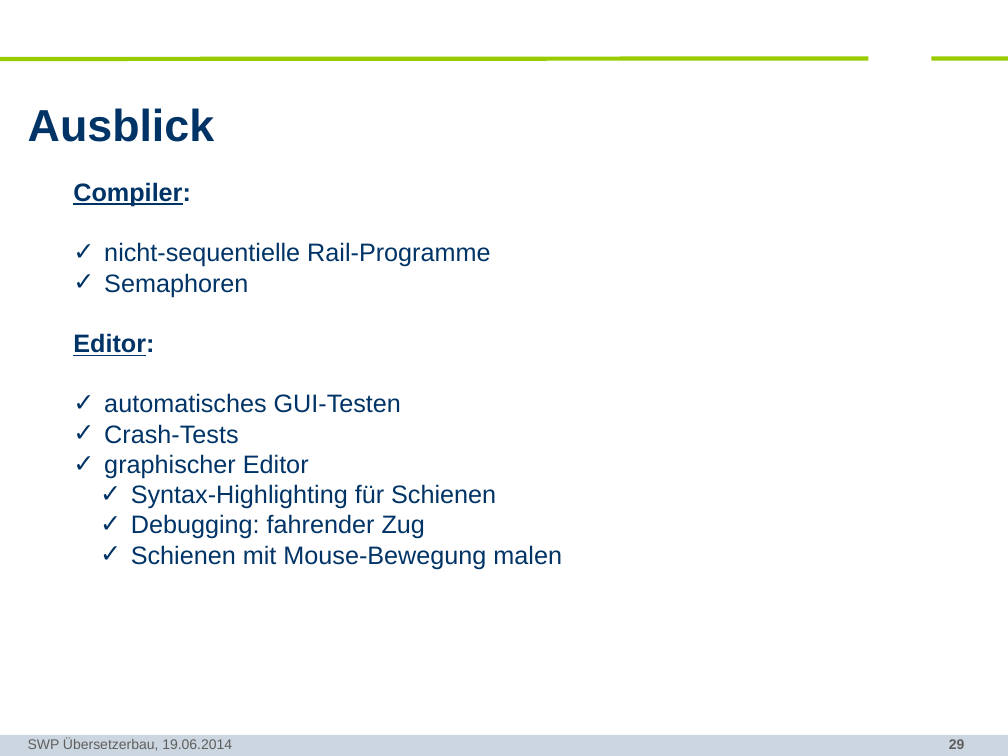
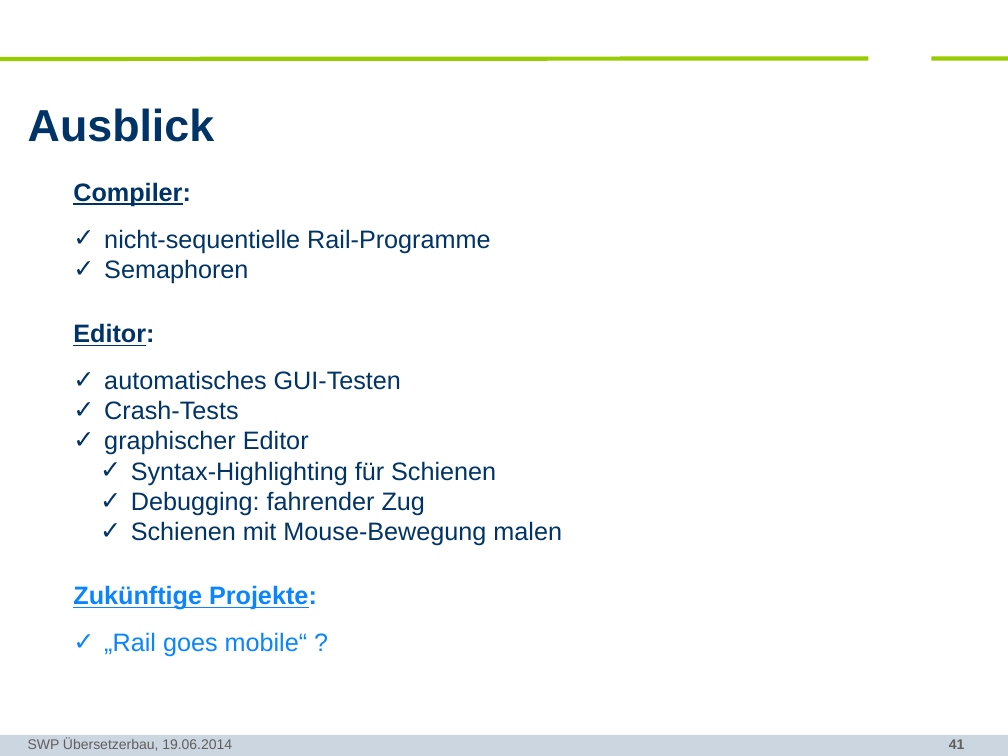
Before and after one commit to SWP-Ubau-SoSe2014-Haskell/SWPSoSe14, a slide deck: slide 41 of documentation/SWPSoSe14MS3.ppt (slide 29 before the commit). Drawn at 1008x756 pixels with LibreOffice and Linux fonts; fonts in the diff are those of the drawing; background and template pictures are left out. Boxes give left, top, right and bottom in pixels: in the first picture for what was removed or moved away, otherwise in the second. Text is boxed around its words. In the diff, an @@ line names an element or a change of style, - is before the commit and + after.

```diff
--- a/documentation/SWPSoSe14MS3.ppt
+++ b/documentation/SWPSoSe14MS3.ppt
@@ text at (73, 585, 317, 657): paragraphs added @@
+Zukünftige Projekte:
+✓ „Rail goes mobile“ ?
@@ page number at (949, 739, 965, 749): text changed @@
-29
+41
```
Also in this commit, not shown: 5 other slides changed, 16 slides added, 3 slides removed.
